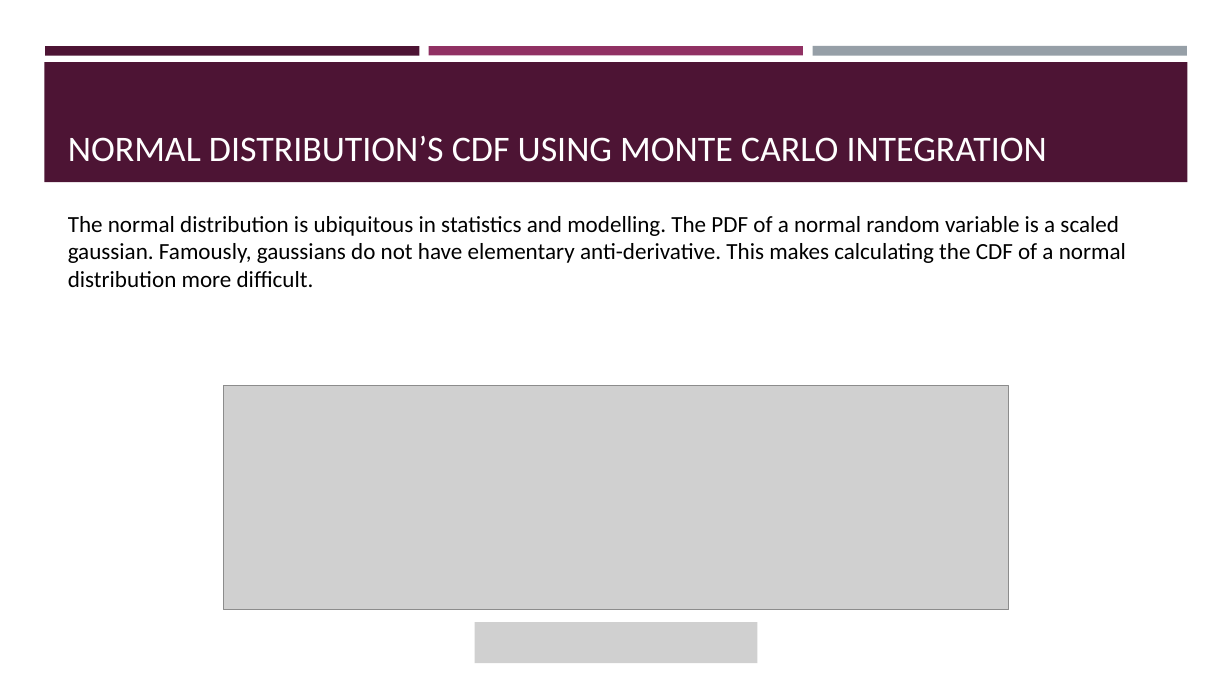
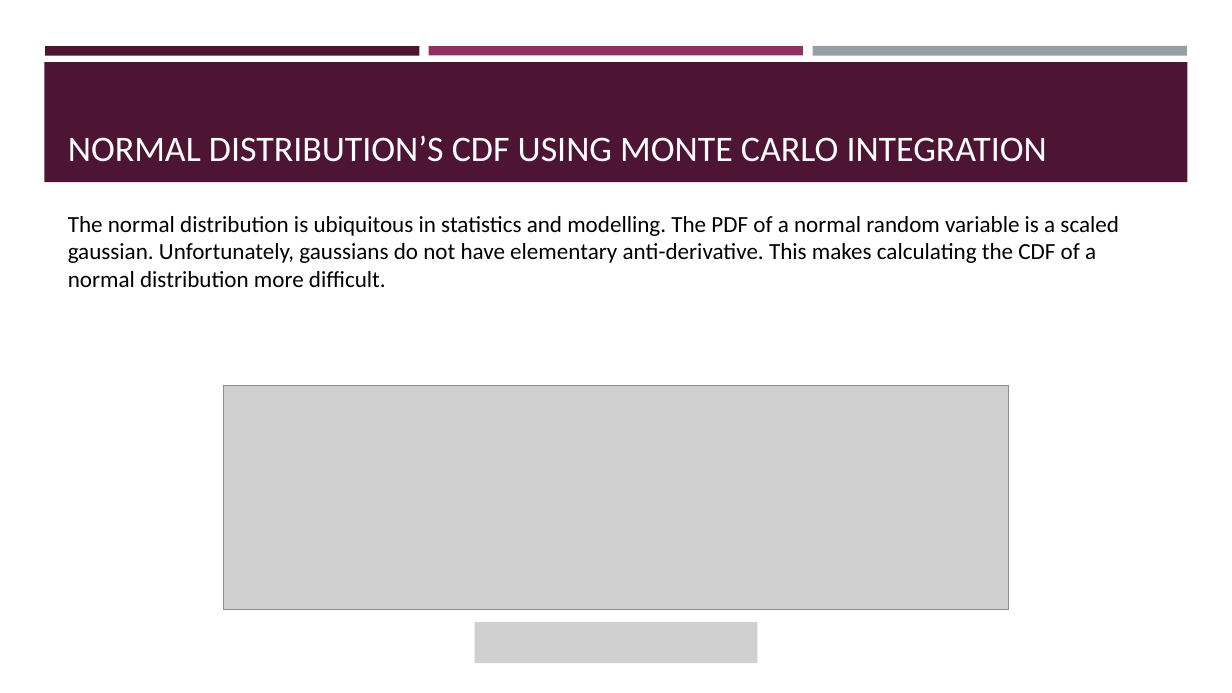
Before and after one commit to eoiniritium/jateb-course-work, a slide deck: slide 8 of presentation.pptx (slide 6 before the commit). Drawn at 1232x693 pixels with LibreOffice and Linux fonts; fonts in the diff are those of the drawing; grey boxes stand for pictures. Boxes give left, top, right and bottom in pixels: in the first picture for what was removed or moved away, otherwise in the second. Text is boxed around its words. In the diff, an @@ line names an element or a change of style, - is before the commit and + after.

```diff
--- a/presentation.pptx
+++ b/presentation.pptx
@@ text at bbox=[68, 216, 1119, 287]: text changed @@
-The normal distribution is ubiquitous in statistics and modelling. The PDF of a normal random variable is a scaled gaussian. Famously, gaussians do not have elementary anti-derivative. This makes calculating the CDF of a normal distribution more difficult.
+The normal distribution is ubiquitous in statistics and modelling. The PDF of a normal random variable is a scaled gaussian. Unfortunately, gaussians do not have elementary anti-derivative. This makes calculating the CDF of a normal distribution more difficult.
```
Also in this commit, not shown: 4 other slides changed, 1 slide removed.
